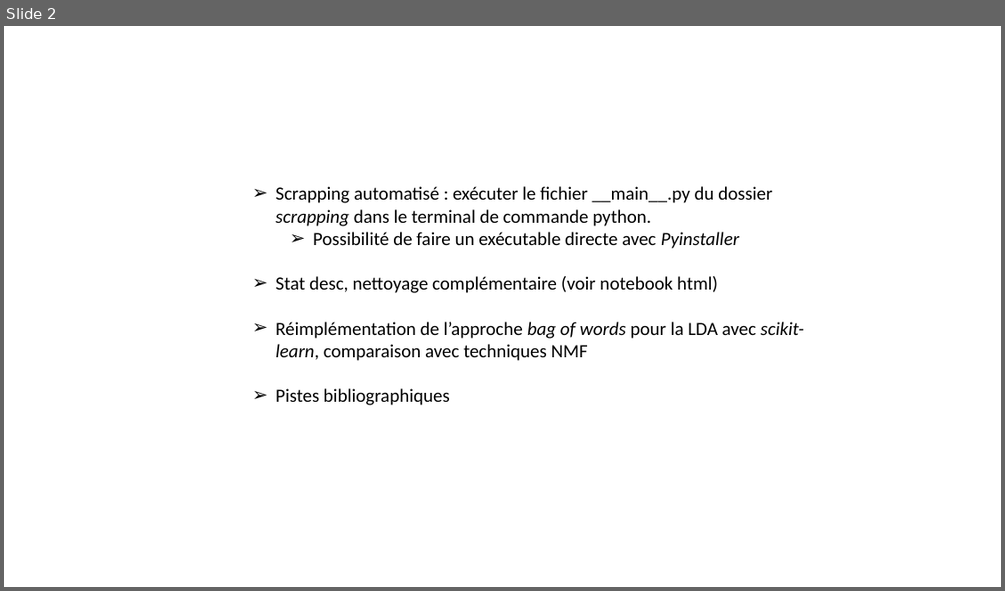
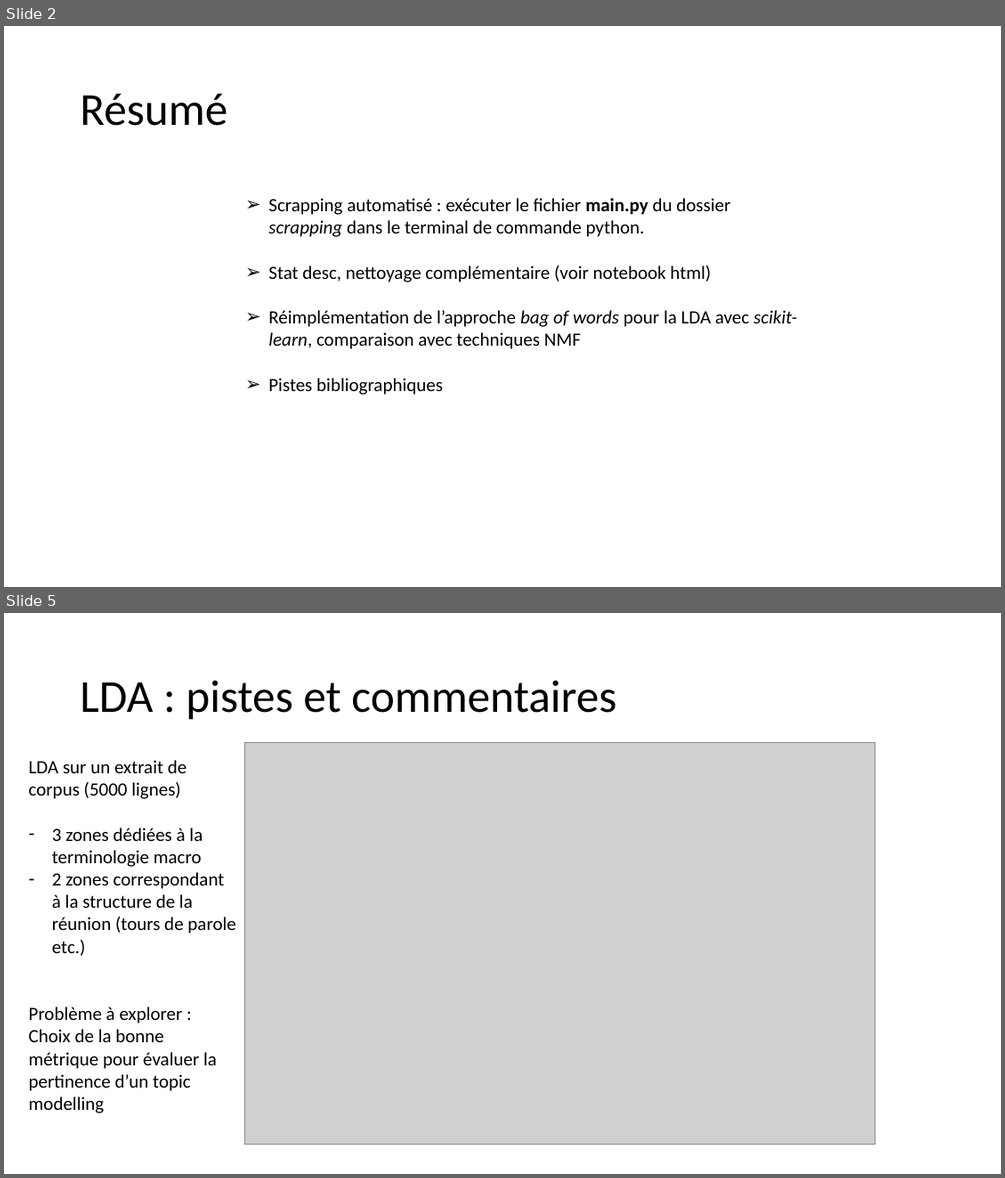
Before and after one commit to erialc-cal/NLP-FOMC, a slide deck: Pour_reu/reu1.pptx. Shown one above the other, each under a label of ours: slide 2 before the commit, slides 2 and 5 after it; the slides between them are not shown. The pictures are 1005x591 and 1005x1178 pixels, drawn with LibreOffice and Linux fonts; fonts in the diff are those of the drawing; grey boxes stand for pictures. Boxes give left, top, right and bottom in pixels: in the first picture for what was removed or moved away, otherwise in the second. Text is boxed around its words. In the diff, an @@ line names an element or a change of style, - is before the commit and + after.

```diff
--- a/Pour_reu/reu1.pptx
+++ b/Pour_reu/reu1.pptx
@@ slide 5 added at (4,613,1001,1174), background #FFFFFF @@
@@ title added at (80,680,616,720), 44 pt, text #000000 @@
+LDA : pistes et commentaires
@@ picture added at (245,742,876,1144) @@
@@ text added at (29,760,235,1113), 18 pt, text #000000 @@
+LDA sur un extrait de corpus (5000 lignes)
+– 3 zones dédiées à la terminologie macro
+– 2 zones correspondant à la structure de la réunion (tours de parole etc.)
+Problème à explorer :
+Choix de la bonne métrique pour évaluer la pertinence d’un topic modelling
@@ slide 2 changed as well @@
@@ title added at (80,94,227,126), 44 pt, text #000000 @@
+Résumé
@@ text "Scrapping automatisé : exécuter le ...": place and size @@
-text "Scrapping automatisé : exécuter le ..." at (275,186,804,405)
+text "Scrapping automatisé : exécuter le ..." at (268,198,797,394)
@@ text at (268,198,730,237): text changed @@
-➢ Scrapping automatisé : exécuter le fichier __main__.py du dossier scrapping dans le terminal de commande python.
-  ➢ Possibilité de faire un exécutable directe avec Pyinstaller
+➢ Scrapping automatisé : exécuter le fichier main.py du dossier scrapping dans le terminal de commande python.
```
Also in this commit, not shown: 5 other slides changed, 7 other slides added, 3 slides removed, 46 other files.
